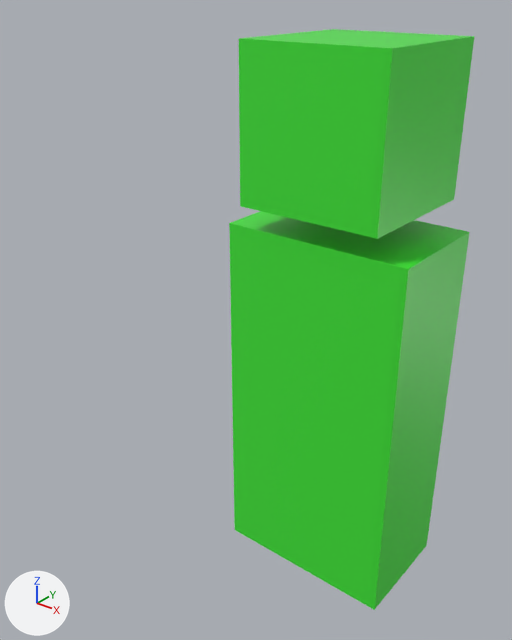
Renders of the FBX model BloodySacrificeモック/Data/Model/Player/player-mock.fbx from each side of a commit.
The view is the same before and after, from a 50 mm camera at (0.00699, -0.01163, 0.01248) aimed at (-0.00038, -0.00242, 0.00677). The lights are fixed; the arrows at lower left show +X, +Y and +Z. Where no turn or scale is listed for an object, it has been applied to the vertices.

Before the edit, the objects in view are built like this:
```python
me_cube_001 = bpy.data.meshes.new('Cube.001')
me_cube_001.from_pydata(...)  # a box spanning x -0.0015..0.0015, y -0.0015..0.0015, z -0.0015..0.0015
me_cube_001.materials.append(mat_material_001)  # green #3fe737
me_cube_002 = bpy.data.meshes.new('Cube.002')
me_cube_002.from_pydata(...)  # a box spanning x -0.002..0.002, y -0.00125..0.00125, z -0.004..0.004
me_cube_002.materials.append(mat_material_001)  # green #3fe737
ob_cube = bpy.data.objects.new('Cube', me_cube_001)
ob_cube.location = (0.0, 0.0, 0.01)
ob_cube_001 = bpy.data.objects.new('Cube.001', me_cube_002)
ob_cube_001.location = (0.0, 0.0, 0.004)
```
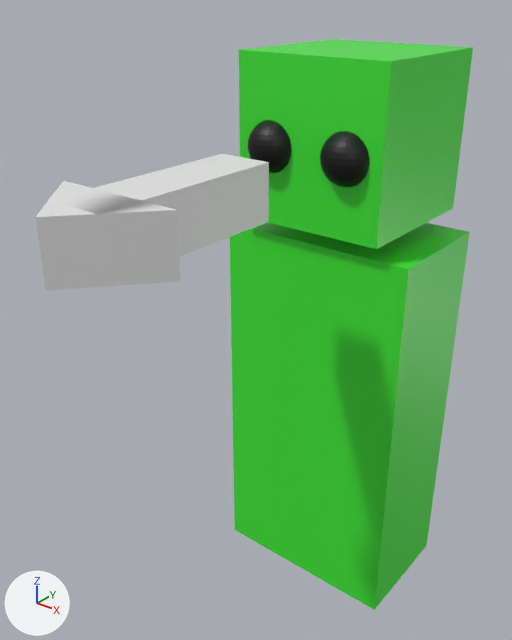
The newer file is also rescaled (x5.0) as a whole; pictures and numbers use the older file's frame.

The change in detail:
Material 'Material.003' (mat_material_003) is new.
Its base color is (0.0, 0.0, 0.0) (black #000000).
Mesh me_cube_005 is new.
It has 18 vertices, 21 faces and spans x -0.00108..0.00108, y -0.00338..0.00047, z -0.00047..0.00047.
Mesh me_sphere_001 is new.
It consists of a UV sphere (32 segments, 16 rings, poles along z) spanning x 0.00031..0.00126, y -0.00187..-0.00091, z -0.00048..0.00048; a UV sphere (32 segments, 16 rings, poles along z) spanning x -0.00126..-0.00031, y -0.00187..-0.00091, z -0.00048..0.00048.
It uses material mat_material_003 (black #000000).
Object 'Cube' (ob_cube) moves from (0.0, 0.0, 0.01) to (0.0, 0.0, 0.00981).
Object 'Cube.004' (ob_cube_004) is new; it shows me_cube_005.
Its location is (0.0, -0.00363, 0.00948).
Object 'Sphere' (ob_sphere) is new; it shows me_sphere_001.
Its location is (0.0, 0.0, 0.00973).

What differs and where, as boxes [x1, y1, x2, y2] in the pictures (512 x 640 px):
'Cube', moved: before [239, 29, 474, 239]; after [239, 39, 473, 249]
'Cube.004', added: after [36, 154, 269, 290]
'Sphere', added (black): after [248, 120, 369, 187]
